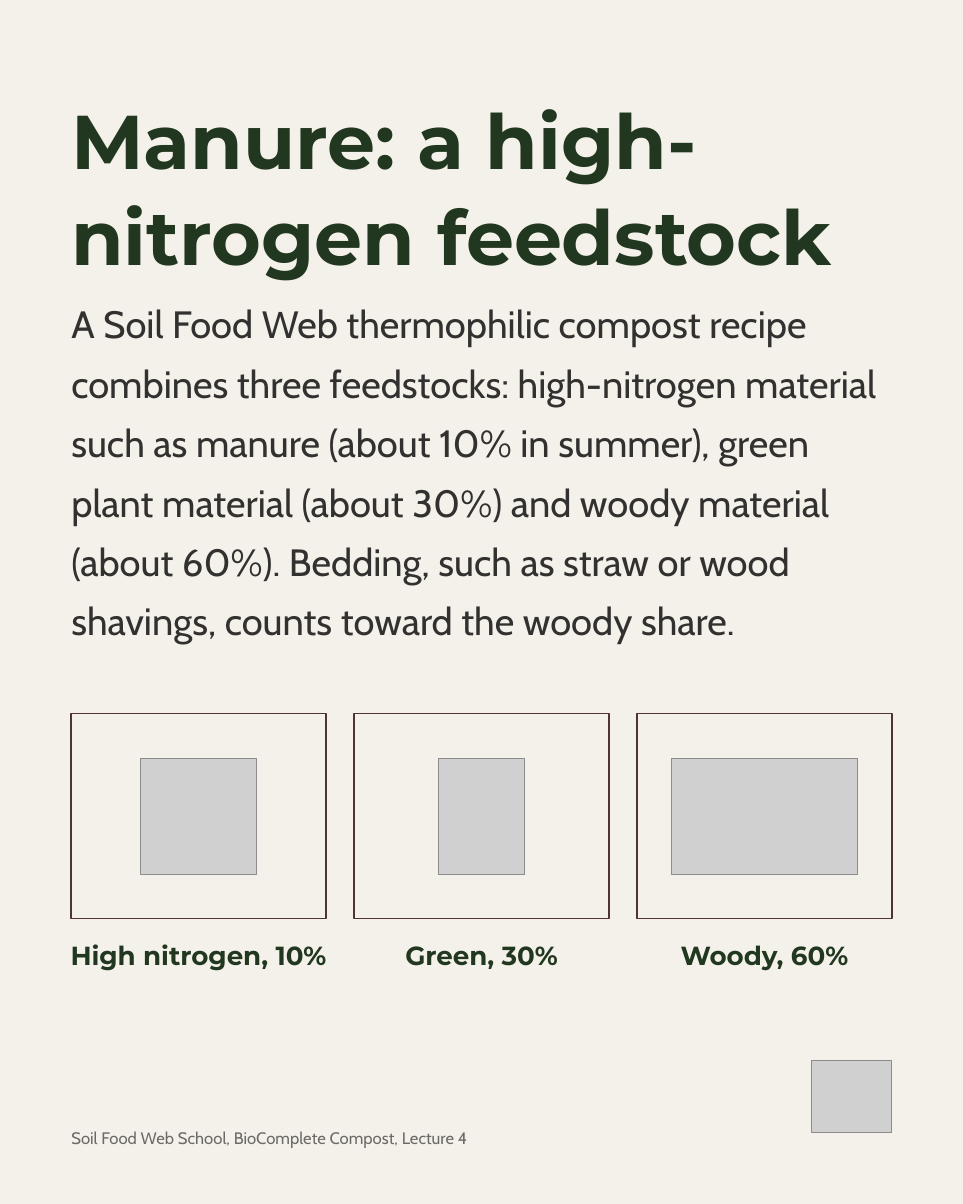
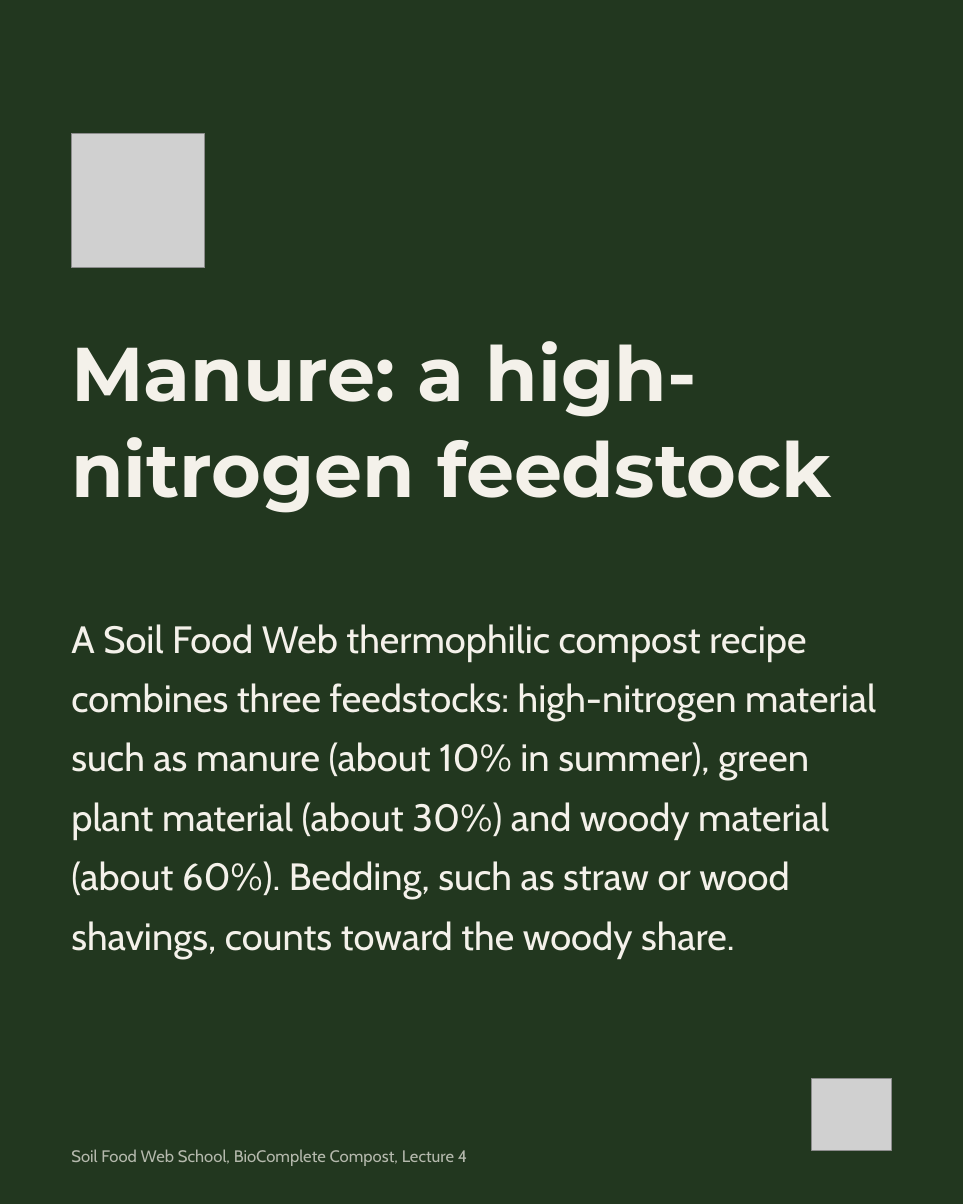
Before and after one commit to linneamoritznyc/SFW-SocialMedia, a slide deck: slide 2 of templates/posts/october/04-10-2026-sun-ig-world-animal-day-v2.pptx. Drawn at 963x1204 pixels with LibreOffice and Linux fonts; fonts in the diff are those of the drawing; grey boxes stand for pictures. Boxes give left, top, right and bottom in pixels: in the first picture for what was removed or moved away, otherwise in the second. Text is boxed around its words. In the diff, an @@ line names an element or a change of style, - is before the commit and + after.

```diff
--- a/templates/posts/october/04-10-2026-sun-ig-world-animal-day-v2.pptx
+++ b/templates/posts/october/04-10-2026-sun-ig-world-animal-day-v2.pptx
@@ background #F4F1EA to #22371F @@
@@ picture added at (71,134,205,267) @@
@@ text "Manure: a high-nitrogen feedstock": place and size @@
-text "Manure: a high-nitrogen feedstock" at (71,109,831,281)
+text "Manure: a high-nitrogen feedstock" at (71,341,831,513)
@@ text "Manure: a high-nitrogen feedstock" at (71,341,831,513): text colour #22371F to #F4F1EA @@
@@ text "A Soil Food Web thermophilic ...": place and size @@
-text "A Soil Food Web thermophilic ..." at (71,309,876,644)
+text "A Soil Food Web thermophilic ..." at (71,624,876,958)
@@ text "A Soil Food Web thermophilic ..." at (71,624,876,958): text colour #333130 to #F4F1EA @@
@@ rectangle removed at (71,713,325,918) @@
@@ rectangle removed at (354,713,609,918) @@
@@ rectangle removed at (637,713,891,918) @@
@@ picture removed at (140,758,256,873) @@
@@ picture removed at (439,758,525,873) @@
@@ picture removed at (671,758,857,873) @@
@@ text removed at (71,944,327,971) @@
-High nitrogen, 10%
@@ text removed at (405,946,558,969) @@
-Green, 30%
@@ text removed at (681,945,848,971) @@
-Woody, 60%
@@ picture: place and size @@
-picture at (811,1061,892,1132)
+picture at (811,1078,892,1150)
@@ text "Soil Food Web School, BioComplete ...": place and size @@
-text "Soil Food Web School, BioComplete ..." at (71,1131,467,1148)
+text "Soil Food Web School, BioComplete ..." at (71,1149,467,1166)
@@ text "Soil Food Web School, BioComplete ..." at (71,1149,467,1166): text colour #333130 at 70% opacity to #F4F1EA at 70% opacity @@
```
Also in this commit, not shown: 5 other slides changed, 3 slides added, 13 other files.
